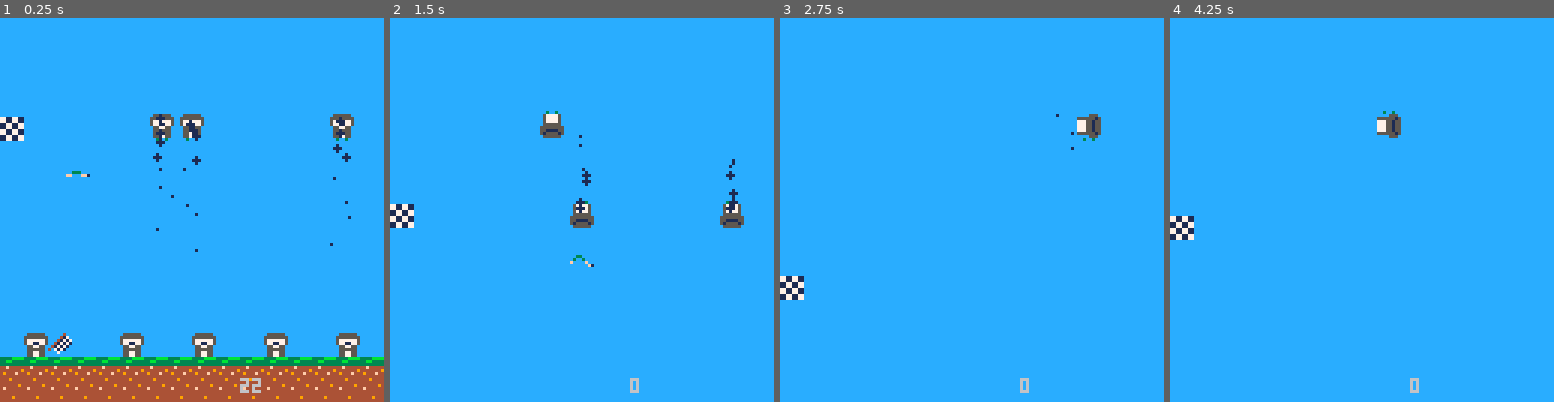
Above: before the commit, frames 1-4 (left to right).
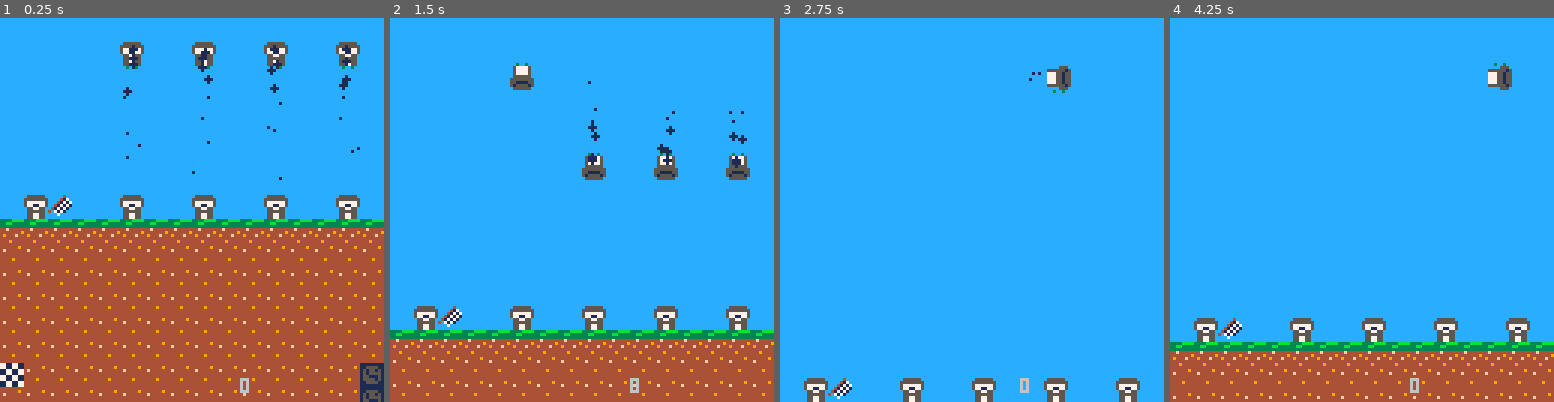
Above: after the commit, the same moments.

Repository: Mastoast/LDJam48
Game: PICO-8 cartridge ld48.p8
Same seed, same stepped clock (60 frames per second), same inputs: the game is played once before the commit and once after it.
Inputs:
- Up to frame 1 (0.25 s): no input
- Up to frame 2 (1.5 s): no input
- Up to frame 3 (2.75 s): hold Right 1.6-2.1 s; hold Up 2.15-2.42 s; hold Right from 2.47 s (still down)
- Up to frame 4 (4.25 s): release Right at 3.03 s; hold Left 3.08-3.58 s; hold Down 3.63-3.97 s; hold Right from 4.02 s (still down)

The runs differ from the first frame. In frame 1, 46% of the frame differs, in the area x 0-100%, y 6-100%; in frame 2, 24%; in frame 3, 2.9%; in frame 4, 18%.

Commit message:
Add visual pattern follow

Diff:
--- a/ld48.p8
+++ b/ld48.p8
@@ -116,7 +116,11 @@
 00000000000000000000000000000000000000000000000000000000000000000000000000000000000000000000000000000000000000000000000000000000
 10101010101010101010101010101010101010101010101010101010101010100000000000000000000000000000000000000000000000000000000000000000
 00000000000000000000000000000000000000000000000000000000000000000000000000000000000000000000000000000000000000000000000000000000
-10101010101010101010101010101010101010101010303030301010101010100000000000000000000000000000000000000000000000000000000000000000
+10101010101010101010101010101010101010101010101010101010101010100000000000000000000000000000000000000000000000000000000000000000
+00000000000000000000000000000000000000000000000000000000000000000000000000000000000000000000000000000000000000000000000000000000
+10101010101010101010101010101010101010101010101010101010101010100000000000000000000000000000000000000000000000000000000000000000
+00000000000000000000000000000000000000000000000000000000000000000000000000000000000000000000000000000000000000000000000000000000
+10101010101010101010101010101010404040404040404040404040404040400000000000000000000000000000000000000000000000000000000000000000
 00000000000000000000000000000000000000000000000000000000000000000000000000000000000000000000000000000000000000000000000000000000
 10101010101010101010101010101010101010101010101010101010101010100000000000000000000000000000000000000000000000000000000000000000
 00000000000000000000000000000000000000000000000000000000000000000000000000000000000000000000000000000000000000000000000000000000
@@ -132,16 +136,12 @@
 00000000000000000000000000000000000000000000000000000000000000000000000000000000000000000000000000000000000000000000000000000000
 10101010101010101010101010101010101010101010101010101010101010100000000000000000000000000000000000000000000000000000000000000000
 00000000000000000000000000000000000000000000000000000000000000000000000000000000000000000000000000000000000000000000000000000000
-10101010101010101010101010101010101010101010101010101010101010100000000000000000000000000000000000000000000000000000000000000000
-00000000000000000000000000000000000000000000000000000000000000000000000000000000000000000000000000000000000000000000000000000000
-10101010101010101010101010101010101010101010101010101010101010100000000000000000000000000000000000000000000000000000000000000000
-00000000000000000000000000000000000000000000000000000000000000000000000000000000000000000000000000000000000000000000000000000000
-40404040404040404040404040404040404040404040404040404040404040400000000000000000000000000000000000000000000000000000000000000000
+40404040404040404040404040404040303030303030303030303030303030300000000000000000000000000000000000000000000000000000000000000000
 __gff__
 0000000100000000000000000000000000000000000000000000000000000000000000000000000000000000000000000000000000000000000000000000000000000000000000000000000000000000000000000000000000000000000000000000000000000000000000000000000000000000000000000000000000000000
 0000000000000000000000000000000000000000000000000000000000000000000000000000000000000000000000000000000000000000000000000000000000000000000000000000000000000000000000000000000000000000000000000000000000000000000000000000000000000000000000000000000000000000
 __map__
-0400000000000000000000000000000004010101010101010101010101010103000000000000000000000000000000000000000000000000000000000000000000000000000000000000000000000000000000000000000000000000000000000000000000000000000000000000000000000000000000000000000000000000
+0000000000000000000000000000000004010101010101010101010101010103000000000000000000000000000000000000000000000000000000000000000000000000000000000000000000000000000000000000000000000000000000000000000000000000000000000000000000000000000000000000000000000000
 0000000000000000000000000000000001010101010101010101010101010103000000000000000000000000000000000000000000000000000000000000000000000000000000000000000000000000000000000000000000000000000000000000000000000000000000000000000000000000000000000000000000000000
 0000000000000000000000000000000003030301010303030101030303010103000000000000000000000000000000000000000000000000000000000000000000000000000000000000000000000000000000000000000000000000000000000000000000000000000000000000000000000000000000000000000000000000
 0000000000000000000000000000000001010101010101010101010101010101000000000000000000000000000000000000000000000000000000000000000000000000000000000000000000000000000000000000000000000000000000000000000000000000000000000000000000000000000000000000000000000000
@@ -164,6 +164,7 @@
 0101010101010101010101010101010103030101010101010101010101010101000000000000000000000000000000000000000000000000000000000000000000000000000000000000000000000000000000000000000000000000000000000000000000000000000000000000000000000000000000000000000000000000
 0101010101010101010101010101010103030101010101010101010101010101000000000000000000000000000000000000000000000000000000000000000000000000000000000000000000000000000000000000000000000000000000000000000000000000000000000000000000000000000000000000000000000000
 0101010101010101010101010101010101010101010101010101010101010101000000000000000000000000000000000000000000000000000000000000000000000000000000000000000000000000000000000000000000000000000000000000000000000000000000000000000000000000000000000000000000000000
+0404040404040404040404040404040401010101010101010101010101010101000000000000000000000000000000000000000000000000000000000000000000000000000000000000000000000000000000000000000000000000000000000000000000000000000000000000000000000000000000000000000000000000
 0101010101010101010101010101010101010101010101010101010101010101000000000000000000000000000000000000000000000000000000000000000000000000000000000000000000000000000000000000000000000000000000000000000000000000000000000000000000000000000000000000000000000000
 0101010101010101010101010101010101010101010101010101010101010101000000000000000000000000000000000000000000000000000000000000000000000000000000000000000000000000000000000000000000000000000000000000000000000000000000000000000000000000000000000000000000000000
 0101010101010101010101010101010101010101010101010101010101010101000000000000000000000000000000000000000000000000000000000000000000000000000000000000000000000000000000000000000000000000000000000000000000000000000000000000000000000000000000000000000000000000
@@ -171,8 +172,7 @@
 0101010101010101010101010101010101010101010101010101010101010101000000000000000000000000000000000000000000000000000000000000000000000000000000000000000000000000000000000000000000000000000000000000000000000000000000000000000000000000000000000000000000000000
 0101010101010101010101010101010101010101010101010101010101010101000000000000000000000000000000000000000000000000000000000000000000000000000000000000000000000000000000000000000000000000000000000000000000000000000000000000000000000000000000000000000000000000
 0101010101010101010101010101010101010101010101010101010101010101000000000000000000000000000000000000000000000000000000000000000000000000000000000000000000000000000000000000000000000000000000000000000000000000000000000000000000000000000000000000000000000000
-0101010101010101010101010101010101010101010101010101010101010101000000000000000000000000000000000000000000000000000000000000000000000000000000000000000000000000000000000000000000000000000000000000000000000000000000000000000000000000000000000000000000000000
-0101010101010101010101010101010101010101010101010101010101010101000000000000000000000000000000000000000000000000000000000000000000000000000000000000000000000000000000000000000000000000000000000000000000000000000000000000000000000000000000000000000000000000
+0303030303030303030303030303030301010101010101010101010101010101000000000000000000000000000000000000000000000000000000000000000000000000000000000000000000000000000000000000000000000000000000000000000000000000000000000000000000000000000000000000000000000000
 
 
 
--- a/levels.lua
+++ b/levels.lua
@@ -1,4 +1,18 @@
 function init_race()
+    gtime = 0
+    shake = 0
+    gcamera = {x = 0, y = 0, speed = 2}
+    --
+    current_player = create(mole, 40, 72)
+    current_player.get_input = ply_input
+    current_player.is_player = true
+    create(mole, 64, 72)
+    create(mole, 88, 72)
+    create(mole, 112, 72)
     race_length = 4
-    patterns = {0, 4, 5, 6}
+    patterns = {0, 4, 5, 6, 1}
 end
+
+function get_pattern(n)
+    return flr(n/4) * 16, n%4 * 16
+end
--- a/main.lua
+++ b/main.lua
@@ -4,18 +4,8 @@
     shake = 0
     infade = 0
     printable = 0
-    gcamera = {x = 0, y = 0}
-    create(worm, 14, 14)
-    create(worm, 64, 150)
-    create(worm, 64, 200)
-    create(worm, 64, 250)
-    create(worm, 64, 300)
-    create(worm, 64, 350)
-    current_player = create(mole, 50, 50)
-    current_player.get_input = ply_input
-    current_player.is_player = true
-    create(mole, 110, 50)
-    create(mole, 60, 50)
+    gcamera = {x = 0, y = 0, speed = 2}
+    init_race()
 end
 
 function _update()
@@ -32,8 +22,16 @@
 		a:update()
 	end
 
-    -- TODO fluid camera
-    gcamera.y = current_player.y - 32
+    -- TODO better camera
+    local dest = current_player.y - 16
+    local diff = dest - gcamera.y
+    if abs(diff) > gcamera.speed then
+        gcamera.y = gcamera.y + sgn(diff) * gcamera.speed
+    else
+        gcamera.y = dest
+    end
+    -- clamp
+    gcamera.y = max(dest - 32, min(dest + 32, gcamera.y))
 end
 
 function _draw()
@@ -46,8 +44,13 @@
         camera(gcamera.x, gcamera.y)
     end
 
-    map(0, 0, 0, 0, 16, 64)
-    --map(16, 0, 0, 0, 16, 16)
+
+    if patterns and #patterns > 0 then
+        for i=1,#patterns do
+            local pattern_x, pattern_y = get_pattern(patterns[i])
+            map(pattern_x, pattern_y, 0, 8 * 16 * (i - 1), 16,16)
+        end
+    end
 
     for o in all(objects) do
         o:draw()
--- a/mole.lua
+++ b/mole.lua
@@ -32,7 +32,6 @@
         if self.recovery == 0 then self.state = 1 end
     end
 
-    printable = self.recovery
     -- get inputs
     local input_x = 0
     local input_y = 0
